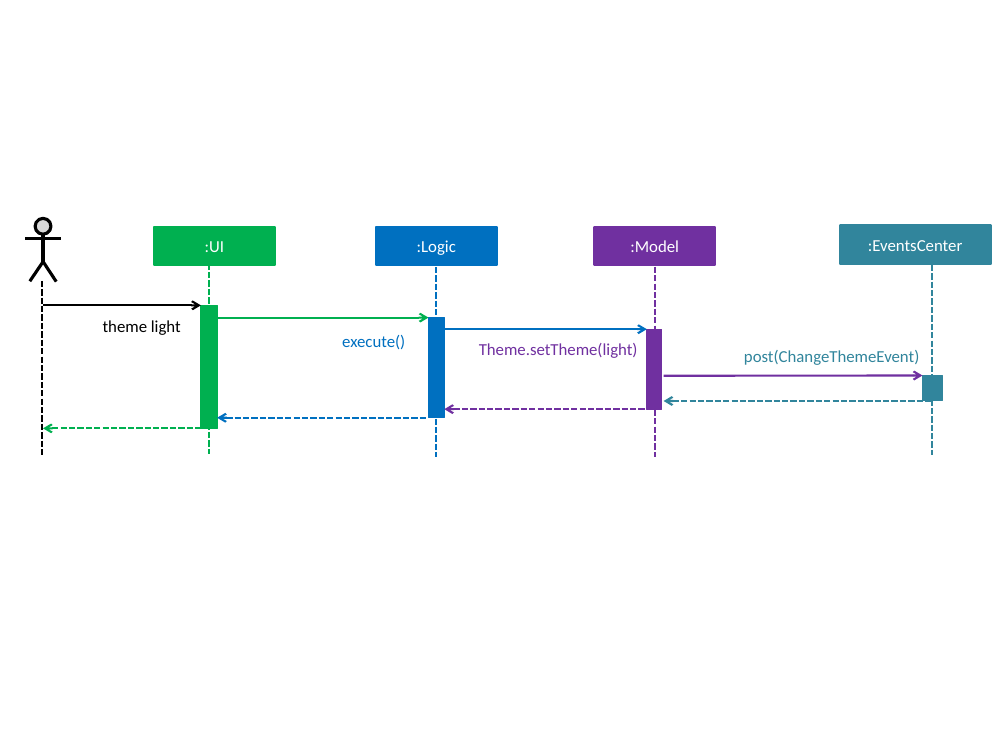
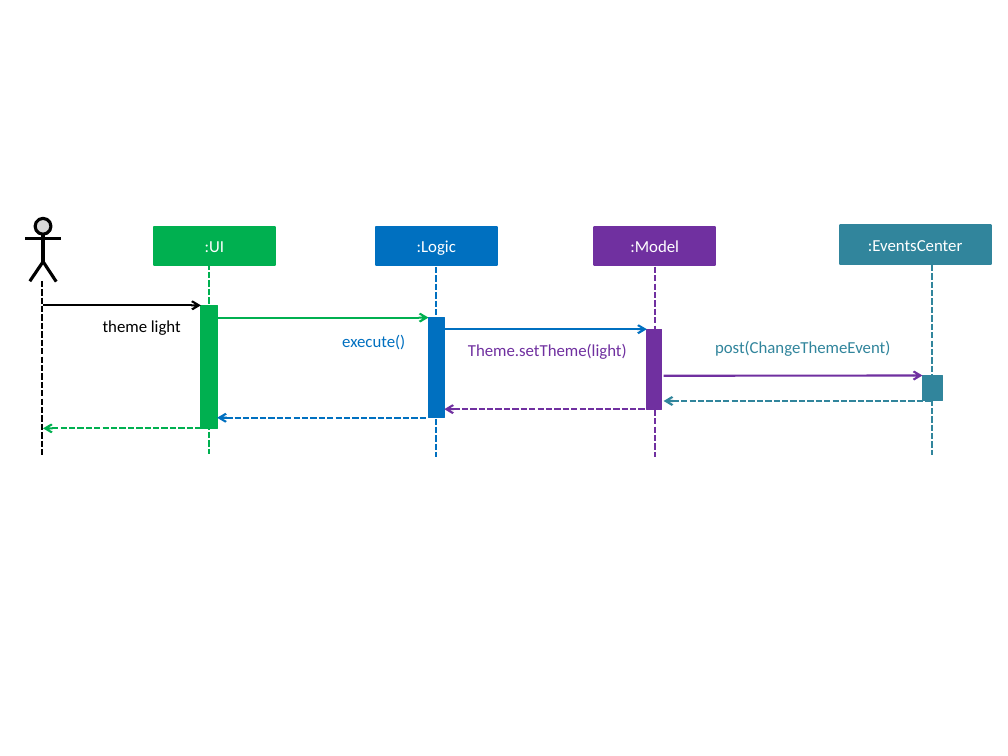
Before and after one commit to CS2103JAN2018-W13-B1/addressbook-level4, a slide deck: slide 2 of docs/diagrams/ChangingThemesDiagrams.pptx. Drawn at 1008x756 pixels with LibreOffice and Linux fonts; fonts in the diff are those of the drawing. Boxes give left, top, right and bottom in pixels: in the first picture for what was removed or moved away, otherwise in the second. Text is boxed around its words. In the diff, an @@ line names an element or a change of style, - is before the commit and + after.

```diff
--- a/docs/diagrams/ChangingThemesDiagrams.pptx
+++ b/docs/diagrams/ChangingThemesDiagrams.pptx
@@ text "Theme.setTheme(light)": place and size @@
-text "Theme.setTheme(light)" at (479, 343, 638, 358)
+text "Theme.setTheme(light)" at (468, 344, 627, 359)
@@ text "post(ChangeThemeEvent)": place and size @@
-text "post(ChangeThemeEvent)" at (744, 350, 919, 365)
+text "post(ChangeThemeEvent)" at (715, 341, 890, 356)
```
Also in this commit, not shown: 2 other files.
